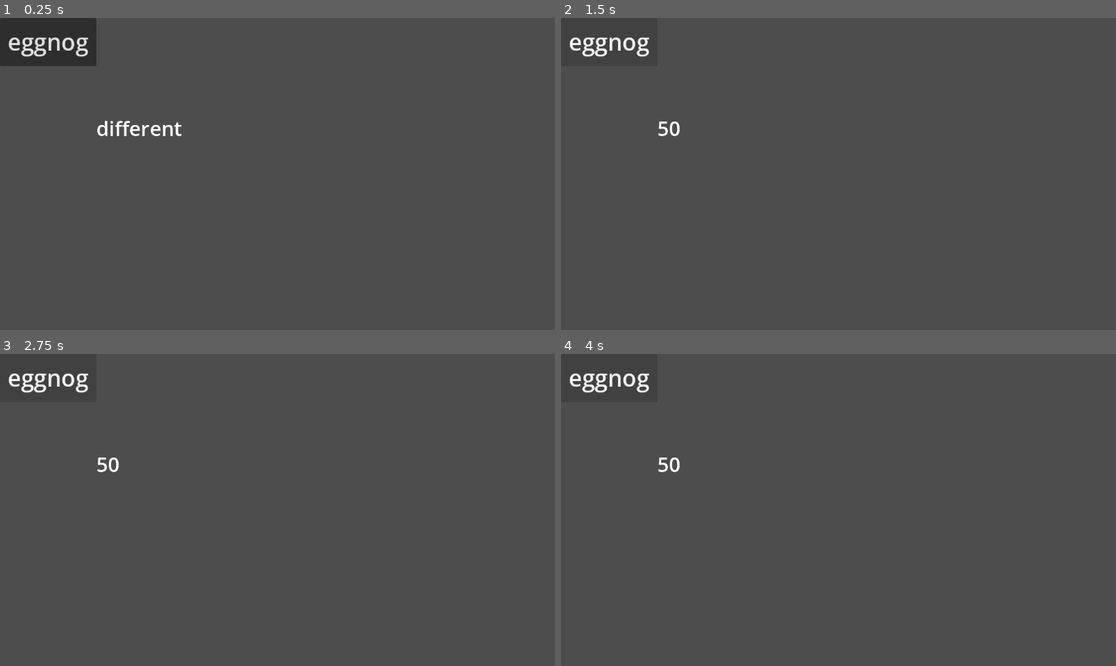
Above: before the commit, frames 1-4 (two rows, left to right).
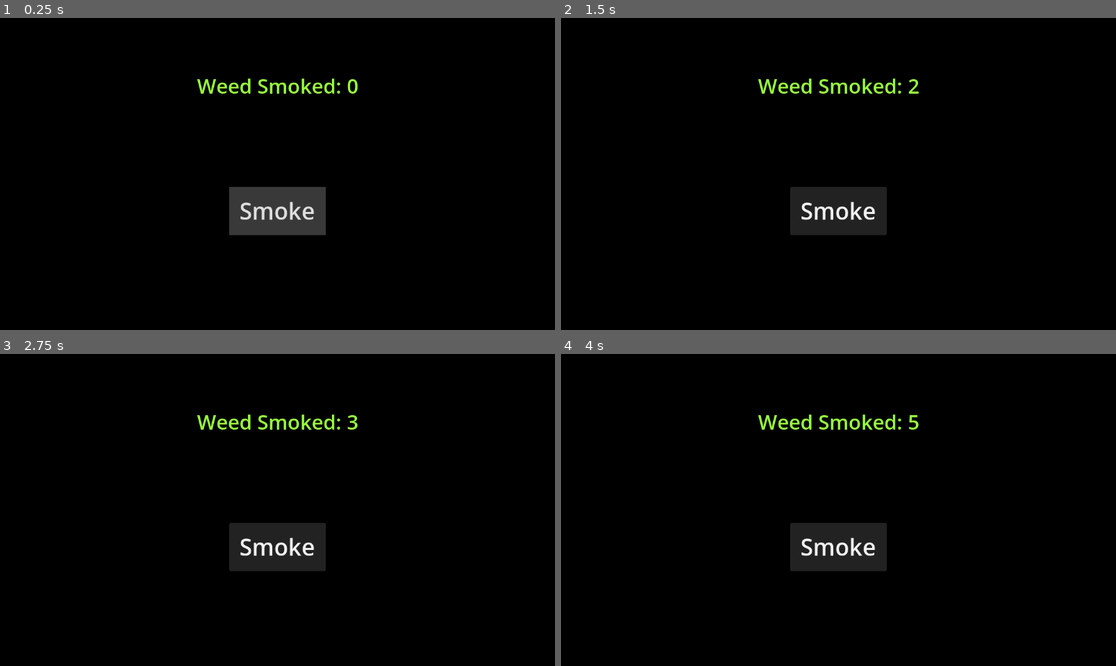
Above: after the commit, the same moments.

Repository: FrozenMochiAlpha/share
Game: Godot game, scene res://weed.tscn
The game is run twice, just before and just after one commit, with the same random seed, the same clock (stepped at 60 frames per second) and the same inputs.
Inputs:
- Up to frame 1 (0.25 s): no input
- Up to frame 2 (1.5 s): click "eggnog" (after the commit: "Smoke") at 0.5 s; click "eggnog" (after the commit: "Smoke") at 1.25 s
- Up to frame 3 (2.75 s): click "eggnog" (after the commit: "Smoke") at 2 s
- Up to frame 4 (4 s): tap Enter at 2.75 s; tap Space at 3.5 s

The runs differ from the first frame. In frame 1, 98% of the frame differs, in the area x 0-100%, y 0-100%; in frame 2, 100%; in frame 3, 100%; in frame 4, 100%.

Commit message:
Weed Personality Added

Diff:
--- a/weed.gd
+++ b/weed.gd
@@ -1,15 +1,25 @@
 extends Control
-@export var mesa: Button
+@export var weed_button: Button
 @export var hydroid: Label
+@export var weed_sound: AudioStreamPlayer
+
+var smoke_counter: int = 0
+var cooldown = false
+
 # Called when the node enters the scene tree for the first time.
 func _ready() -> void:
-	pass # Replace with function body.
+	set_text()
 
 
-# Called every frame. 'delta' is the elapsed time since the previous frame.
-func _process(delta: float) -> void:
-	pass
-
+func set_text():
+	hydroid.text = "Weed Smoked: " + str(smoke_counter)
 
 func _on_button_button_down() -> void:
-	hydroid.text="50"
+	if cooldown:
+		return
+	cooldown = true
+	smoke_counter += 1
+	set_text()
+	weed_sound.play(0.0)
+	await get_tree().create_timer(0.6).timeout
+	cooldown = false
--- a/weed.tscn
+++ b/weed.tscn
@@ -1,8 +1,15 @@
 [gd_scene format=3 uid="uid://645kh7qbcjg"]
 
 [ext_resource type="Script" uid="uid://bfkdme8oma0ac" path="res://weed.gd" id="1_vfkmi"]
+[ext_resource type="AudioStream" uid="uid://by4jd6vfwiffh" path="res://audio/weed_sound.mp3" id="2_s1iow"]
 
-[node name="Control" type="Control" unique_id=1805870224 node_paths=PackedStringArray("mesa", "hydroid")]
+[sub_resource type="StyleBoxFlat" id="StyleBoxFlat_vfkmi"]
+bg_color = Color(0, 0, 0, 1)
+
+[sub_resource type="StyleBoxFlat" id="StyleBoxFlat_s1iow"]
+bg_color = Color(0.2231029, 0.2231029, 0.22310278, 1)
+
+[node name="Weed" type="Control" unique_id=1805870224 node_paths=PackedStringArray("weed_button", "hydroid", "weed_sound")]
 layout_mode = 3
 anchors_preset = 15
 anchor_right = 1.0
@@ -10,23 +17,52 @@
 grow_horizontal = 2
 grow_vertical = 2
 script = ExtResource("1_vfkmi")
-mesa = NodePath("Button")
+weed_button = NodePath("Button")
 hydroid = NodePath("Label")
+weed_sound = NodePath("WeedSound")
+
+[node name="Panel" type="Panel" parent="." unique_id=848650539]
+layout_mode = 1
+anchors_preset = 15
+anchor_right = 1.0
+anchor_bottom = 1.0
+grow_horizontal = 2
+grow_vertical = 2
+theme_override_styles/panel = SubResource("StyleBoxFlat_vfkmi")
 
 [node name="Label" type="Label" parent="." unique_id=799084153]
-layout_mode = 0
-offset_left = 200.0
-offset_top = 200.0
-offset_right = 400.0
-offset_bottom = 400.0
+layout_mode = 1
+anchors_preset = 5
+anchor_left = 0.5
+anchor_right = 0.5
+offset_left = -150.0
+offset_top = 112.0
+offset_right = 150.0
+offset_bottom = 312.0
+grow_horizontal = 2
+theme_override_colors/font_color = Color(0.60784316, 1, 0.24705882, 1)
 theme_override_font_sizes/font_size = 42
-text = "different"
+text = "Weed Smoked:"
 
 [node name="Button" type="Button" parent="." unique_id=2056238024]
-layout_mode = 0
-offset_right = 200.0
-offset_bottom = 100.0
+layout_mode = 1
+anchors_preset = 7
+anchor_left = 0.5
+anchor_top = 1.0
+anchor_right = 0.5
+anchor_bottom = 1.0
+offset_left = -100.0
+offset_top = -297.0
+offset_right = 100.0
+offset_bottom = -197.0
+grow_horizontal = 2
+grow_vertical = 0
 theme_override_font_sizes/font_size = 48
-text = "eggnog"
+theme_override_styles/normal = SubResource("StyleBoxFlat_s1iow")
+text = "Smoke"
+
+[node name="WeedSound" type="AudioStreamPlayer" parent="." unique_id=425181046]
+stream = ExtResource("2_s1iow")
+volume_db = -13.0
 
 [connection signal="button_down" from="Button" to="." method="_on_button_button_down"]
Not shown, added: audio/weed_sound.mp3.import
Not shown, added: audio/weed_sound.mp3
